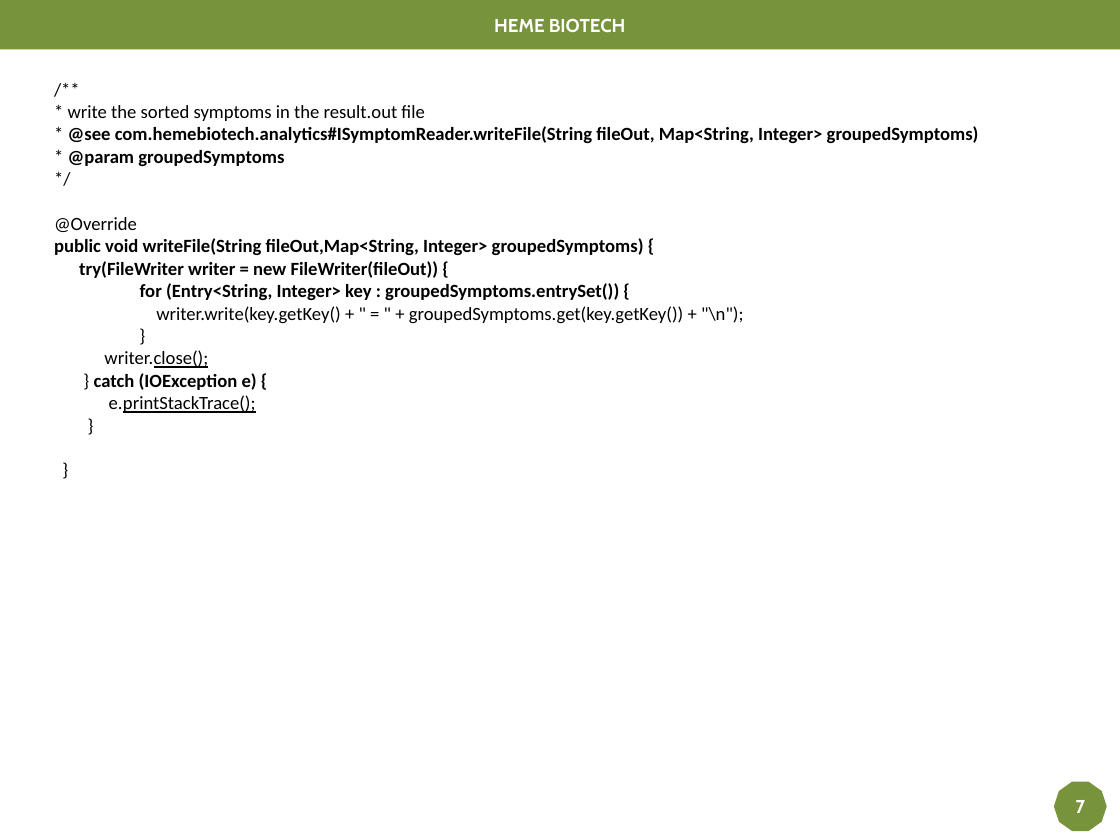
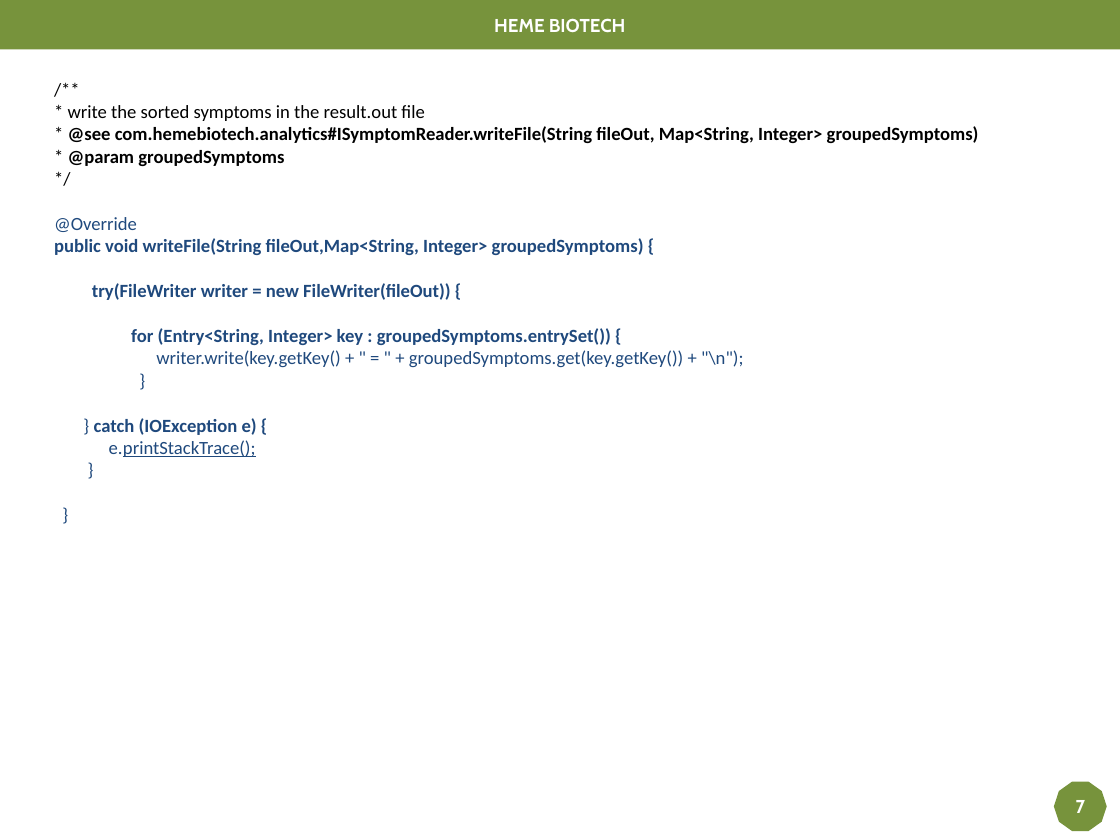
Before and after one commit to bende47/Project_DA_Java_EN_Come_to_the_Rescue_of_a_Java_Application, a slide deck: slide 9 of Projet P2.pptx. Drawn at 1120x840 pixels with LibreOffice and Linux fonts; fonts in the diff are those of the drawing. Boxes give left, top, right and bottom in pixels: in the first picture for what was removed or moved away, otherwise in the second. Text is boxed around its words. In the diff, an @@ line names an element or a change of style, - is before the commit and + after.

```diff
--- a/Projet P2.pptx
+++ b/Projet P2.pptx
@@ text at <box>54,217,744,457</box>: text colour #000000 to #1F497D in "@Override", "public void writeFile(String fileOut,Map<String, Integer> gr ...", "try(FileWriter writer = new FileWriter(fileOut)) {", "for (Entry<String, Integer> key : groupedSymptoms.entrySet() ..." and 6 more places @@
@@ text at <box>104,350,208,368</box>: paragraph removed @@
-writer.close();
```
Also in this commit, not shown: 7 other slides changed.
